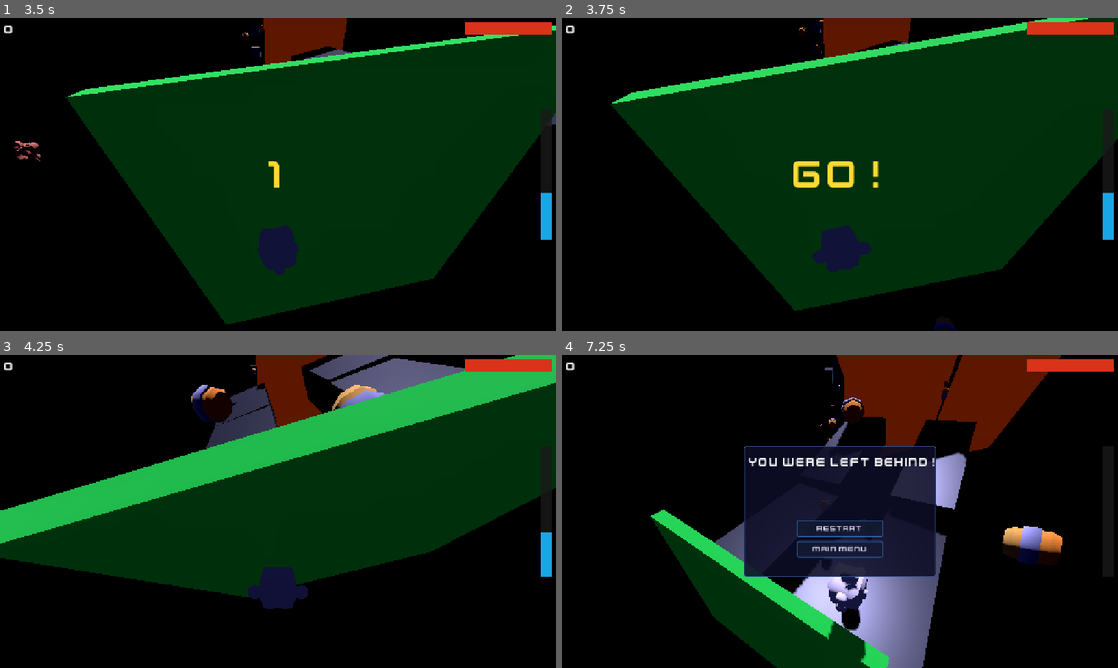
Above: before the commit, frames 1-4 (two rows, left to right).
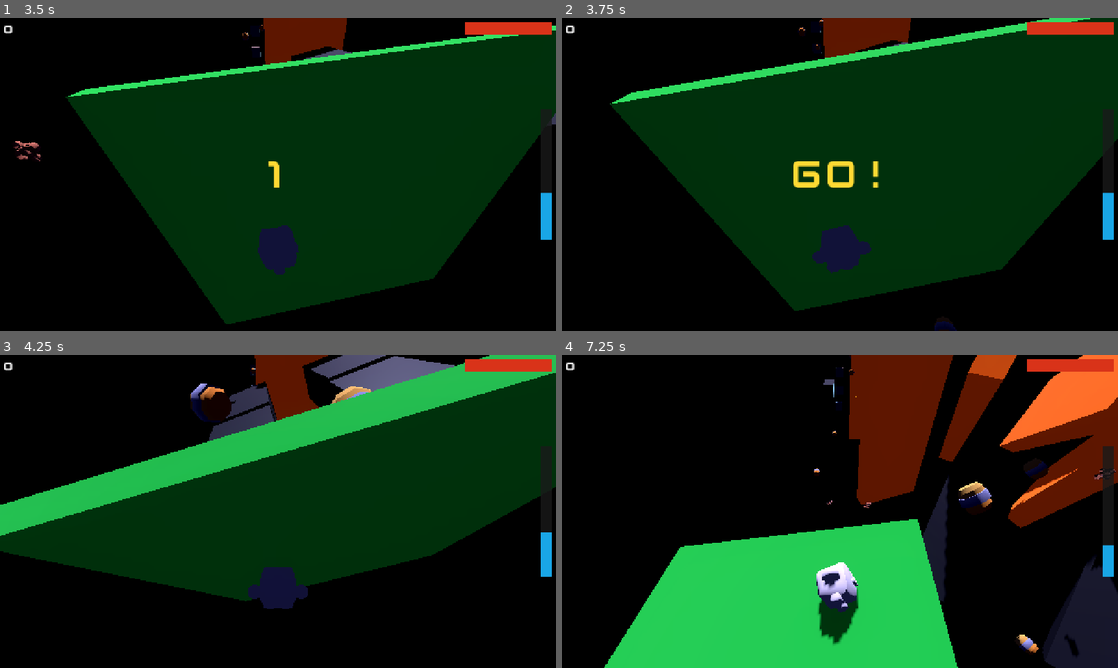
Above: after the commit, the same moments.

Repository: Dinozor/space-jumper
Game: Godot game, scene res://game/main/main.tscn
Same seed, same stepped clock (60 frames per second), same inputs: the game is played once before the commit and once after it.
Inputs:
- Up to frame 1 (3.5 s): click "Play" at 0.5 s; tap Enter at 1.25 s; hold D (move_right) 1.28-2.03 s; hold S (move_back) 2.03-2.78 s; hold D (move_right) from 2.78 s (still down)
- Up to frame 2 (3.75 s): release D (move_right) at 3.53 s; hold W (move_forward) from 3.53 s (still down)
- Up to frame 3 (4.25 s): keep holding W (move_forward)
- Up to frame 4 (7.25 s): release W (move_forward) at 4.28 s; hold A (move_left) 4.28-5.78 s; hold S (move_back) 5.78-6.53 s; hold D (move_right) from 6.53 s (still down)

Frame 1 is identical in both runs. In frame 2, 0.2% of the frame differs, in the area x 8-100%, y 0-99%; in frame 3, 6.3%; in frame 4, 48%, in the area x 7-100%, y 0-100%.

Commit message:
feat(player): replace hardcoded GRAVITY with station_escape_speed from LevelData
Removed const GRAVITY and @export max_fall_speed from player.gd.
Player now drifts downward at station_escape_speed (acceleration magnitude
and terminal velocity cap are both the escape speed), meaning freefall
converges to exactly the debris drift rate. game.gd pushes the value
from LevelData to the player in _apply_level_data().

Diff:
--- a/game/gameplay/game.gd
+++ b/game/gameplay/game.gd
@@ -78,6 +78,7 @@
 func _apply_level_data() -> void:
 	if level_data == null:
 		return
+	_player.station_escape_speed = level_data.station_escape_speed
 	_corridor_spawner.spawn_z_range = level_data.corridor_radius
 	_corridor_spawner.fall_speed_min = level_data.station_escape_speed * 0.75
 	_corridor_spawner.fall_speed_max = level_data.station_escape_speed * 1.25
--- a/game/player/player.gd
+++ b/game/player/player.gd
@@ -11,18 +11,18 @@
 
 const MOVE_SPEED: float = 8.0
 const BOUNCE_FORCE: float = 12.0
-const GRAVITY: float = -10.0
 const MIN_VERTICAL_BOUNCE: float = 0.7
 const LATERAL_BOUNCE_FACTOR: float = 0.5
 const LATERAL_BOUNCE_DECAY: float = 8.0
 
-@export var max_fall_speed: float = 20.0
 @export var rotation_speed: float = 10.0
 @export var max_tilt_angle: float = 0.35
 @export var jetpack_duration: float = 3.0
 @export var jetpack_force: float = 15.0
 
 var stats: PlayerStats = PlayerStats.new()
+
+var station_escape_speed: float = 10.0
 
 var input_locked: bool = false
 var invincible: bool = false
@@ -90,8 +90,8 @@
 			_jetpack_active = false
 			jetpack_depleted.emit()
 		return
-	_velocity.y += GRAVITY * delta
-	_velocity.y = maxf(_velocity.y, -max_fall_speed)
+	_velocity.y -= station_escape_speed * delta
+	_velocity.y = maxf(_velocity.y, -station_escape_speed)
 
 
 func _apply_movement(delta: float) -> void:
Not shown, changed: TODO.md
